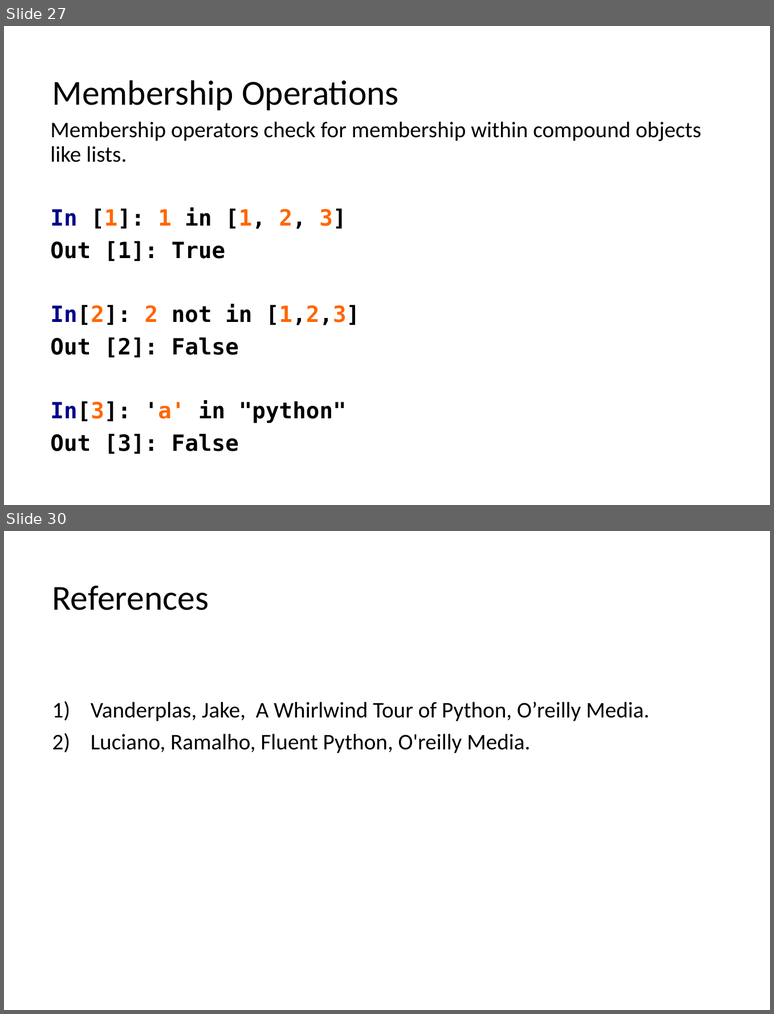
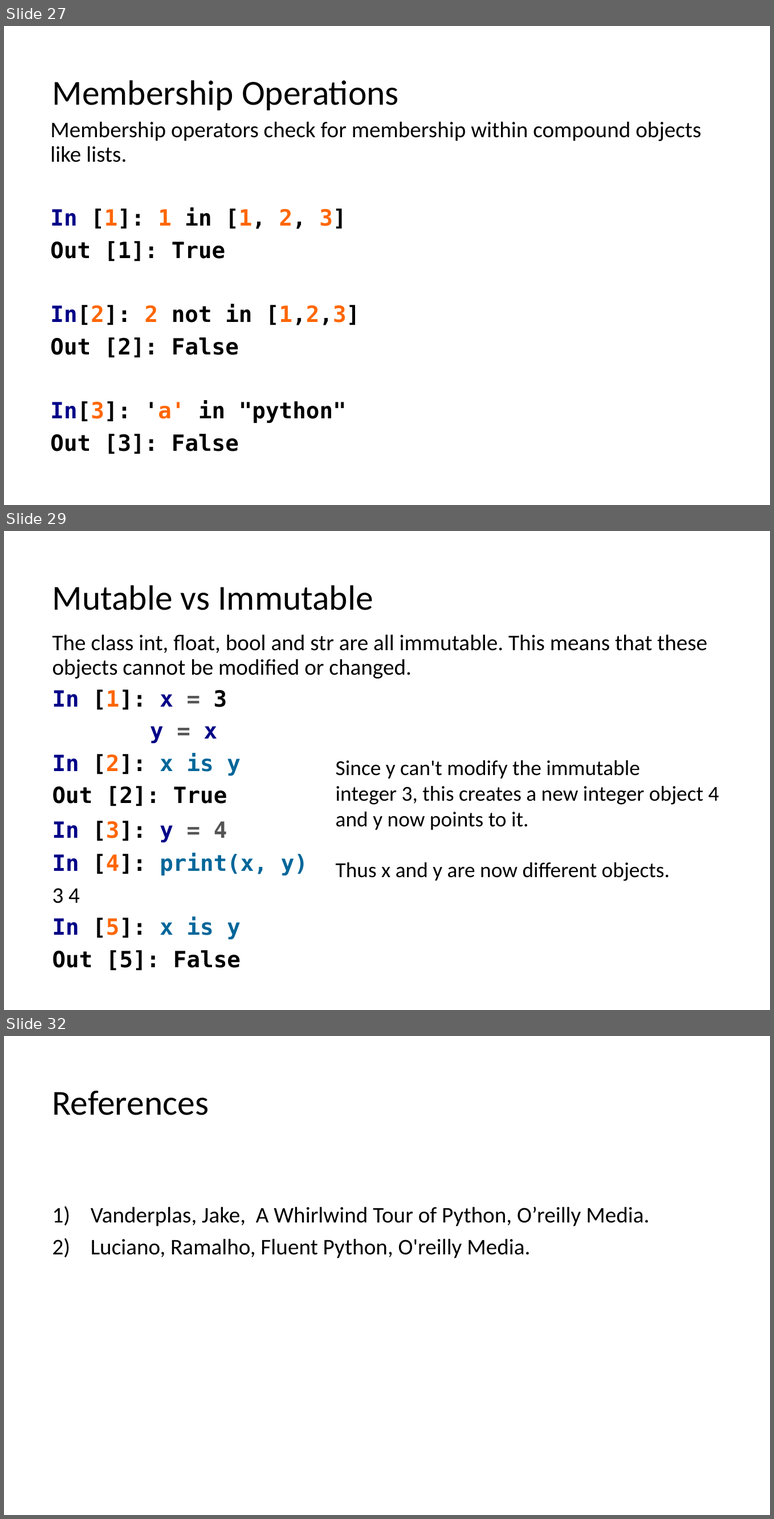
Before and after one commit to LongBaoNguyen/longbaonguyen.github.io, a slide deck: courses/apcsp/lect6.pptx. Shown one above the other, each under a label of ours: slides 27 and 30 before the commit, slides 27, 29 and 32 after it; the slides between them are not shown. The pictures are 774x1014 and 774x1519 pixels, drawn with LibreOffice and Linux fonts; fonts in the diff are those of the drawing. Boxes give left, top, right and bottom in pixels: in the first picture for what was removed or moved away, otherwise in the second. Text is boxed around its words. In the diff, an @@ line names an element or a change of style, - is before the commit and + after.

```diff
--- a/courses/apcsp/lect6.pptx
+++ b/courses/apcsp/lect6.pptx
@@ slide 29 added at (4,531,770,1010), background #FFFFFF @@
@@ title added at (52,585,373,610), 33 pt, text #000000 @@
+Mutable vs Immutable
@@ text added at (52,634,707,970), 21 pt, text #000000 @@
+The class int, float, bool and str are all immutable. This means that these objects cannot be modified or changed.
+In [1]: x = 3
+y = x
+In [2]: x is y
+Out [2]: True
+In [3]: y = 4
+In [4]: print(x, y)
+3 4
+In [5]: x is y
+Out [5]: False
@@ text added at (336,760,719,881), 20 pt, text #000000 @@
+Since y can't modify the immutable
+integer 3, this creates a new integer object 4
+and y now points to it.
+Thus x and y are now different objects.
@@ what was slide 30 is now slide 32 @@
```
Also in this commit, not shown: 2 slides changed, 1 other slide added, 1 other file.
